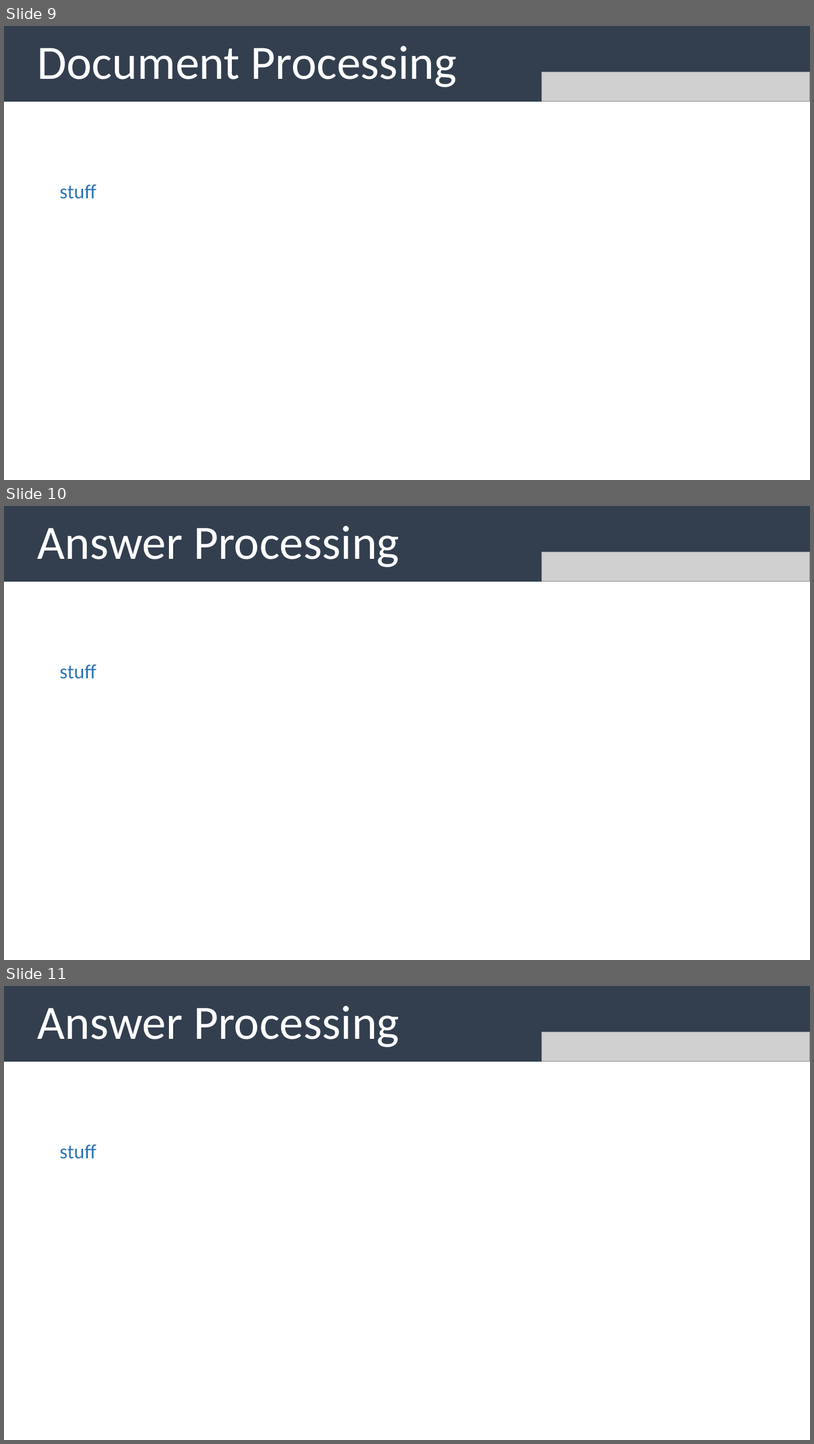
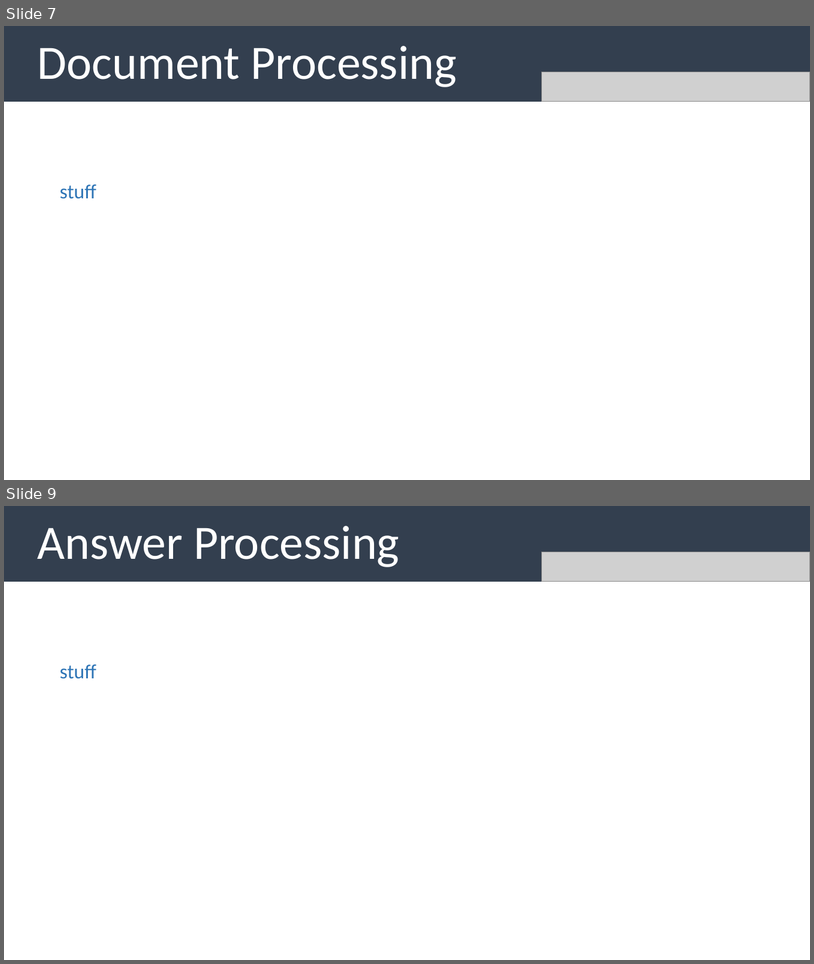
Before and after one commit to uabinf/nlp-group-project-fall-2020-disneyqanda, a slide deck: disneyqanda.pptx. Shown one above the other, each under a label of ours: slides 9, 10 and 11 before the commit, slides 7 and 9 after it; the slides between them are not shown. The pictures are 814x1444 and 814x964 pixels, drawn with LibreOffice and Linux fonts; fonts in the diff are those of the drawing; grey boxes stand for pictures. Boxes give left, top, right and bottom in pixels: in the first picture for what was removed or moved away, otherwise in the second. Text is boxed around its words. In the diff, an @@ line names an element or a change of style, - is before the commit and + after.

```diff
--- a/disneyqanda.pptx
+++ b/disneyqanda.pptx
@@ slide 10 removed at bbox=[4, 506, 810, 960], background #FFFFFF @@
@@ rectangle removed at bbox=[4, 506, 810, 582] @@
-Answer Processing
@@ picture removed at bbox=[542, 552, 810, 582] @@
@@ text removed at bbox=[60, 664, 96, 679] @@
-stuff
@@ what was slide 9 is now slide 7 @@
@@ what was slide 11 is now slide 9 @@
```
Also in this commit, not shown: 3 slides changed, 2 slides added, 3 other slides removed.
